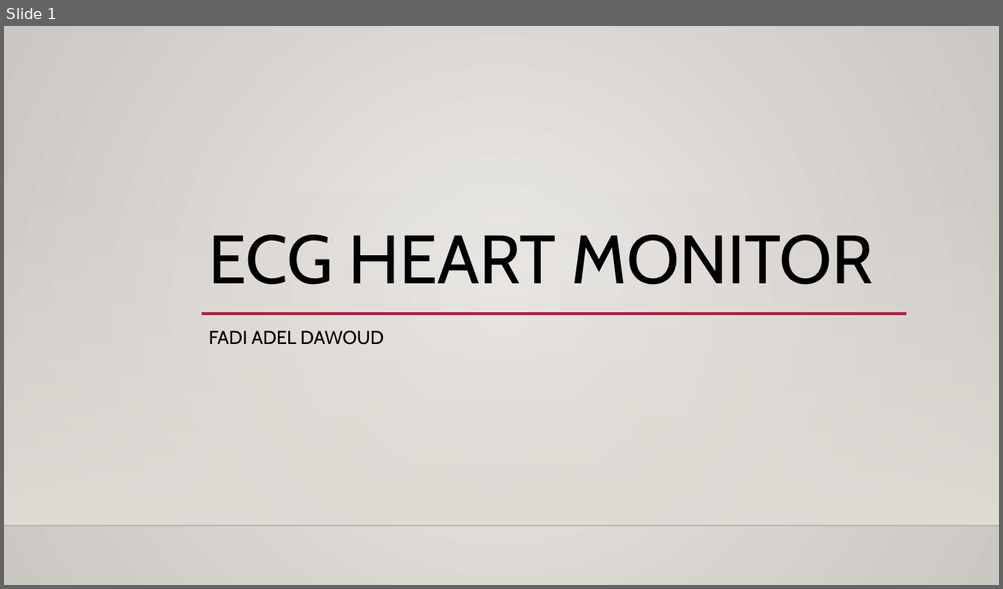
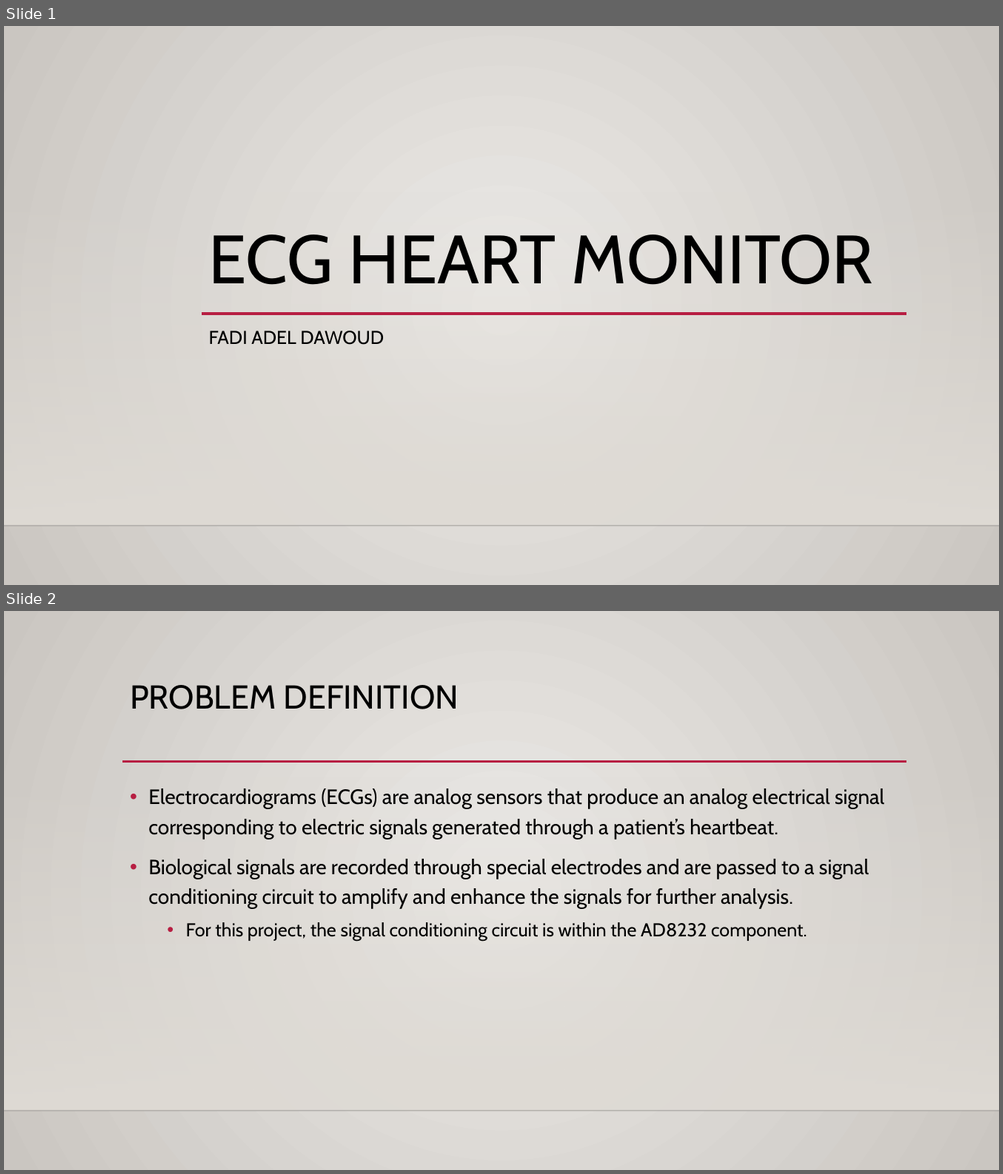
Before and after one commit to theRadFad/HeartMonitor, a slide deck: ECG Heart Monitor.pptx. Shown one above the other, each under a label of ours: slide 1 before the commit, slides 1 and 2 after it. The pictures are 1003x589 and 1003x1174 pixels, drawn with LibreOffice and Linux fonts; fonts in the diff are those of the drawing; background and template pictures are left out. Boxes give left, top, right and bottom in pixels: in the first picture for what was removed or moved away, otherwise in the second. Text is boxed around its words. In the diff, an @@ line names an element or a change of style, - is before the commit and + after.

```diff
--- a/ECG Heart Monitor.pptx
+++ b/ECG Heart Monitor.pptx
@@ slide 2 added at [4,611,999,1170], background gradient #ECEAE7 to #CAC7C1; not listed: 2 template elements that a slide beside it also shows @@
@@ title added at [130,685,458,709], 32 pt, text #000000 @@
+PROBLEM DEFINITION
@@ line added from (122, 762) to (907, 762), #B71E42 2.5 pt @@
@@ text added at [148,789,884,941], 20 pt, text #000000 @@
+• Electrocardiograms (ECGs) are analog sensors that produce an analog electrical signal corresponding to electric signals generated through a patient’s heartbeat.
+• Biological signals are recorded through special electrodes and are passed to a signal conditioning circuit to amplify and enhance the signals for further analysis.
+  • For this project, the signal conditioning circuit is within the AD8232 component.
```
Also in this commit, not shown: 2 slides changed, 12 other slides added.
